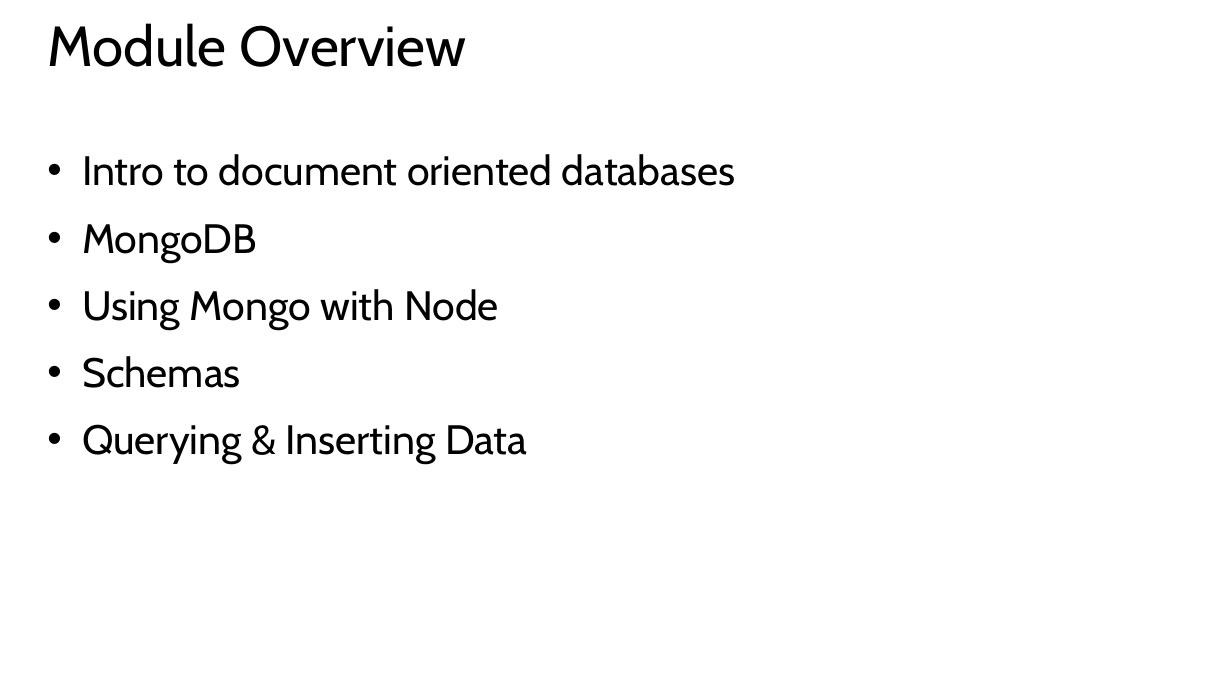
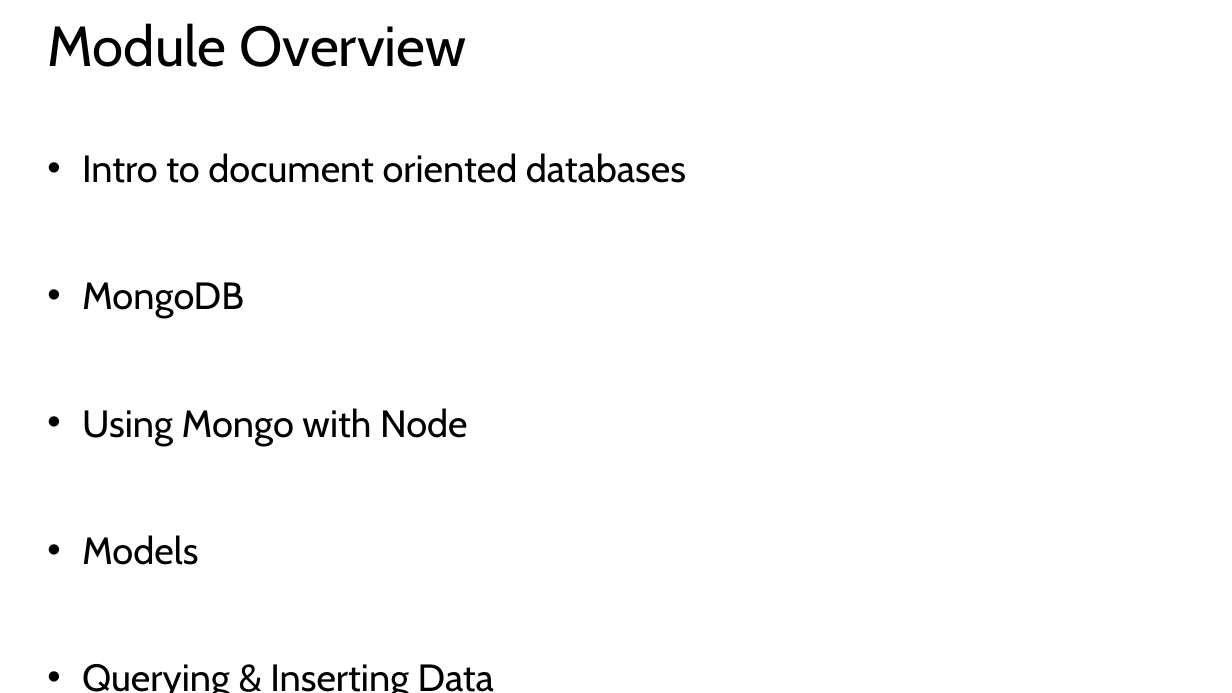
Before and after one commit to hwz/chirp, a slide deck: slide 2 of slides/module4.pptx. Drawn at 1232x693 pixels with LibreOffice and Linux fonts; fonts in the diff are those of the drawing. Boxes give left, top, right and bottom in pixels: in the first picture for what was removed or moved away, otherwise in the second. Text is boxed around its words. In the diff, an @@ line names an element or a change of style, - is before the commit and + after.

```diff
--- a/slides/module4.pptx
+++ b/slides/module4.pptx
@@ text at [82, 153, 686, 693]: size 32 to 29.6 pt @@
@@ text at [82, 535, 199, 565]: text changed; size 32 to 29.6 pt @@
-• Schemas
+• Models
```
Also in this commit, not shown: 10 slides added, 1 slide removed, 4 other files.
